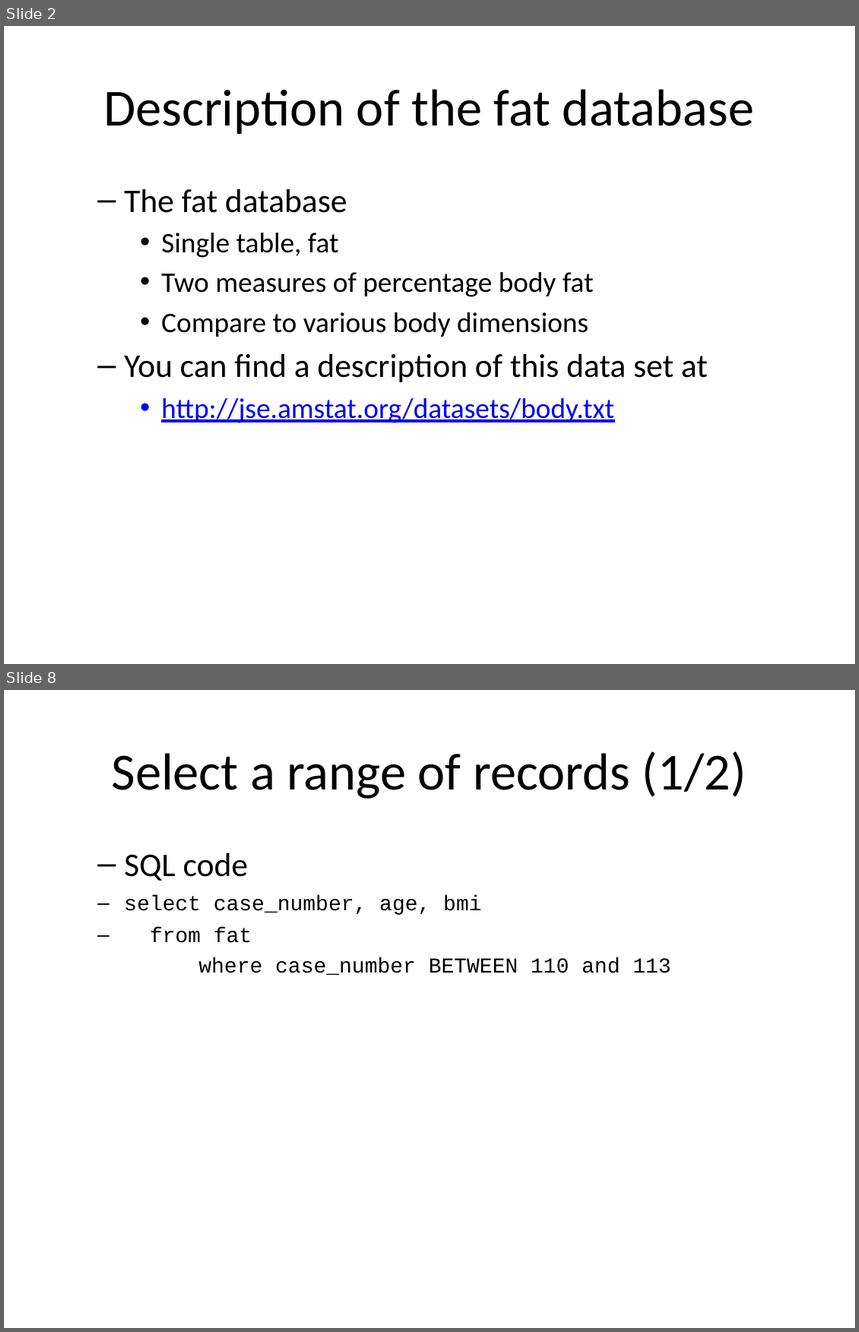
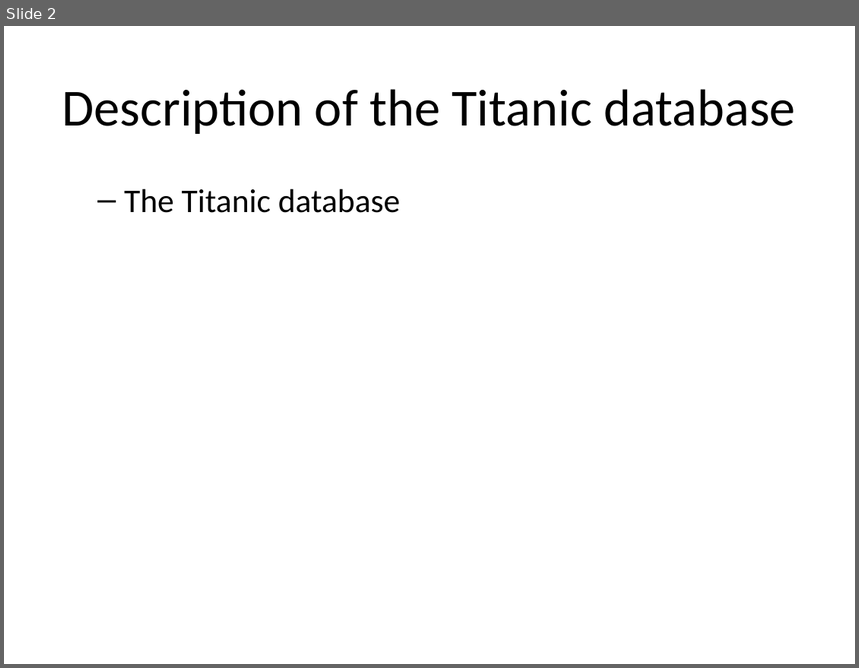
Before and after one commit to pmean/introduction-to-sql, a slide deck: src/where.pptx. Shown one above the other, each under a label of ours: slides 2 and 8 before the commit, slide 2 after it; the slides between them are not shown. The pictures are 859x1332 and 859x668 pixels, drawn with LibreOffice and Linux fonts; fonts in the diff are those of the drawing. Boxes give left, top, right and bottom in pixels: in the first picture for what was removed or moved away, otherwise in the second. Text is boxed around its words. In the diff, an @@ line names an element or a change of style, - is before the commit and + after.

```diff
--- a/src/where.pptx
+++ b/src/where.pptx
@@ slide 8 removed at [4, 690, 855, 1328], background #FFFFFF @@
@@ title removed at [112, 752, 747, 799] @@
-Select a range of records (1/2)
@@ text removed at [124, 853, 671, 975] @@
-  – SQL code
-select case_number, age, bmi
-from fat
-where case_number BETWEEN 110 and 113
@@ slide 2 changed as well @@
@@ title at [62, 89, 795, 134]: text changed @@
-Description of the fat database
+Description of the Titanic database
@@ text at [124, 189, 401, 213]: text changed; size 24 to 28 pt @@
-  – The fat database
-    • Single table, fat
-    • Two measures of percentage body fat
-    • Compare to various body dimensions
-  – You can find a description of this data set at
-    • http://jse.amstat.org/datasets/body.txt
+  – The Titanic database
```
Also in this commit, not shown: 3 other slides changed, 34 other slides removed, 3 other files.
